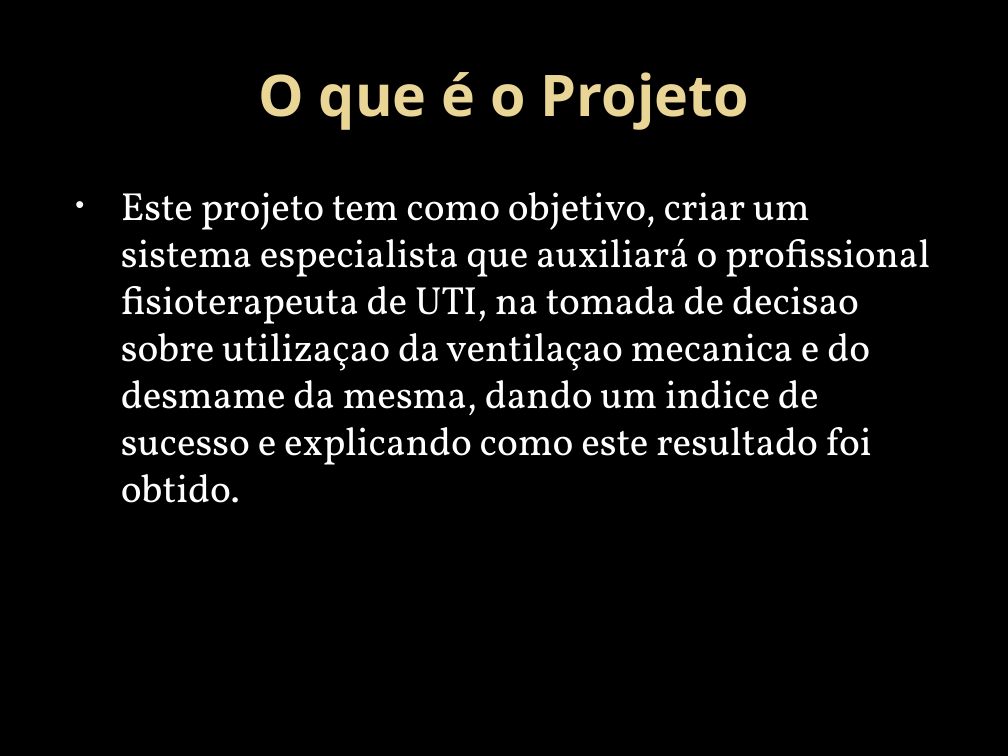
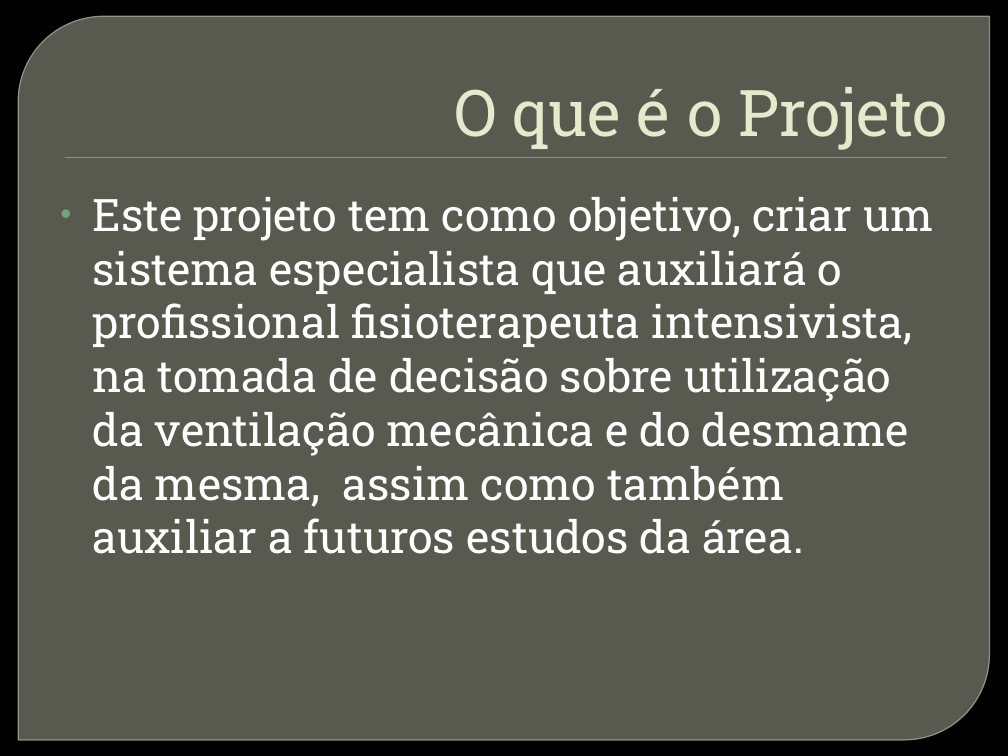
Before and after one commit to HamiltonSantos/FisioDiag, a slide deck: slide 4 of Proposta/ApresentacaoProposta.pptx (slide 3 before the commit). Drawn at 1008x756 pixels with LibreOffice and Linux fonts; fonts in the diff are those of the drawing; background and template pictures are left out. Boxes give left, top, right and bottom in pixels: in the first picture for what was removed or moved away, otherwise in the second. Text is boxed around its words. In the diff, an @@ line names an element or a change of style, - is before the commit and + after.

Commit message:
Proposta e Apresentação
Atualização na proposta com a inserção de algums requisitos, e
formatação da mesma.
Incluido algums topicos na apresentação

```diff
--- a/Proposta/ApresentacaoProposta.pptx
+++ b/Proposta/ApresentacaoProposta.pptx
@@ round diag rect added at <box>18,16,990,740</box>, fill #888B7B at 65% opacity, outline #9DA090 0.87 pt @@
@@ title "O que é o Projeto" at <box>454,87,947,150</box>: size 41 to 46 pt, font Noto Sans to Roboto Slab, text colour gradient #EAD696 to #E7D081 to #E7EACB, bold off; alignment centre to right; indent changed; vertical alignment middle to bottom @@
@@ rectangle added at <box>65,157,947,158</box>, fill #72A376 @@
@@ text at <box>93,197,933,554</box>: text changed; size 28 to 32 pt; font Vollkorn to Roboto Slab @@
-• Este projeto tem como objetivo, criar um sistema especialista que auxiliará o profissional fisioterapeuta de UTI, na tomada de decisao sobre utilizaçao da ventilaçao mecanica e do desmame da mesma, dando um indice de sucesso e explicando como este resultado foi obtido.
+• Este projeto tem como objetivo, criar um sistema especialista que auxiliará o profissional fisioterapeuta intensivista, na tomada de decisão sobre utilização da ventilação mecânica e do desmame da mesma, assim como também auxiliar a futuros estudos da área.
```
Also in this commit, not shown: 5 other slides changed, 7 slides added, 2 slides removed, 2 other files.
